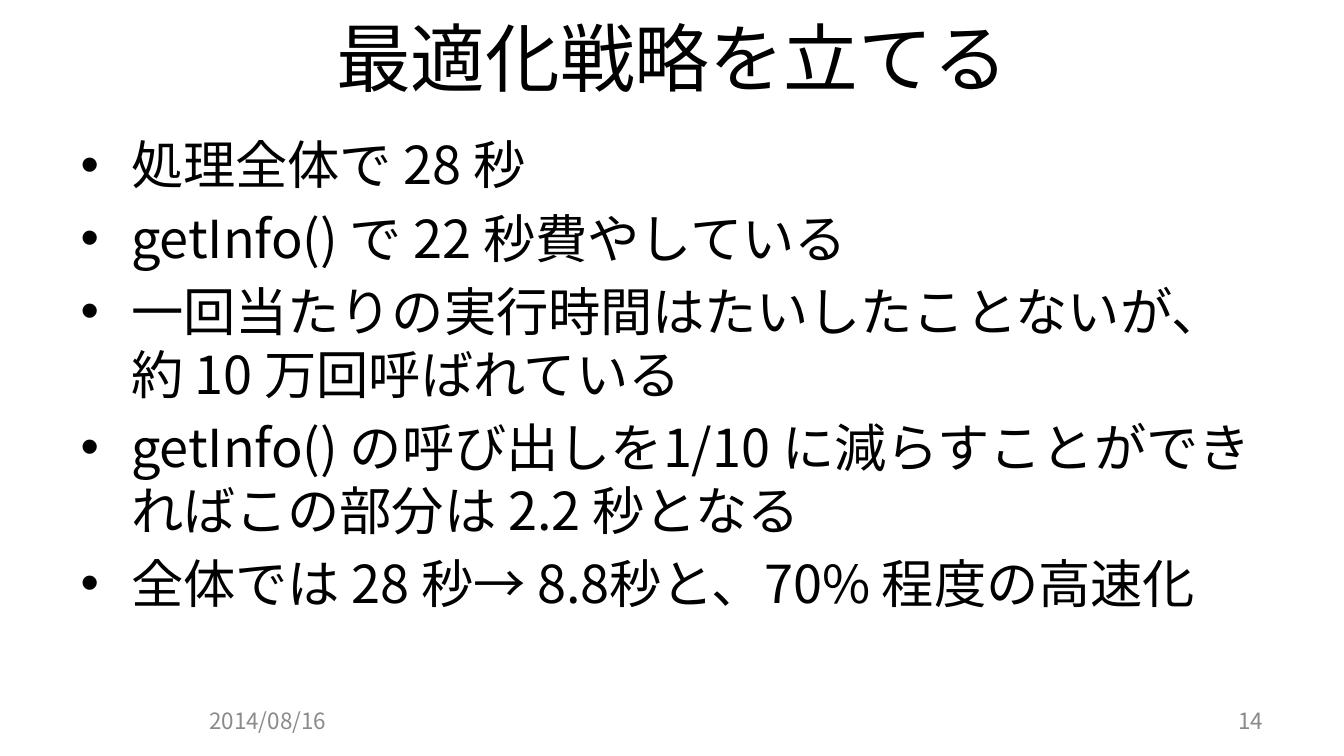
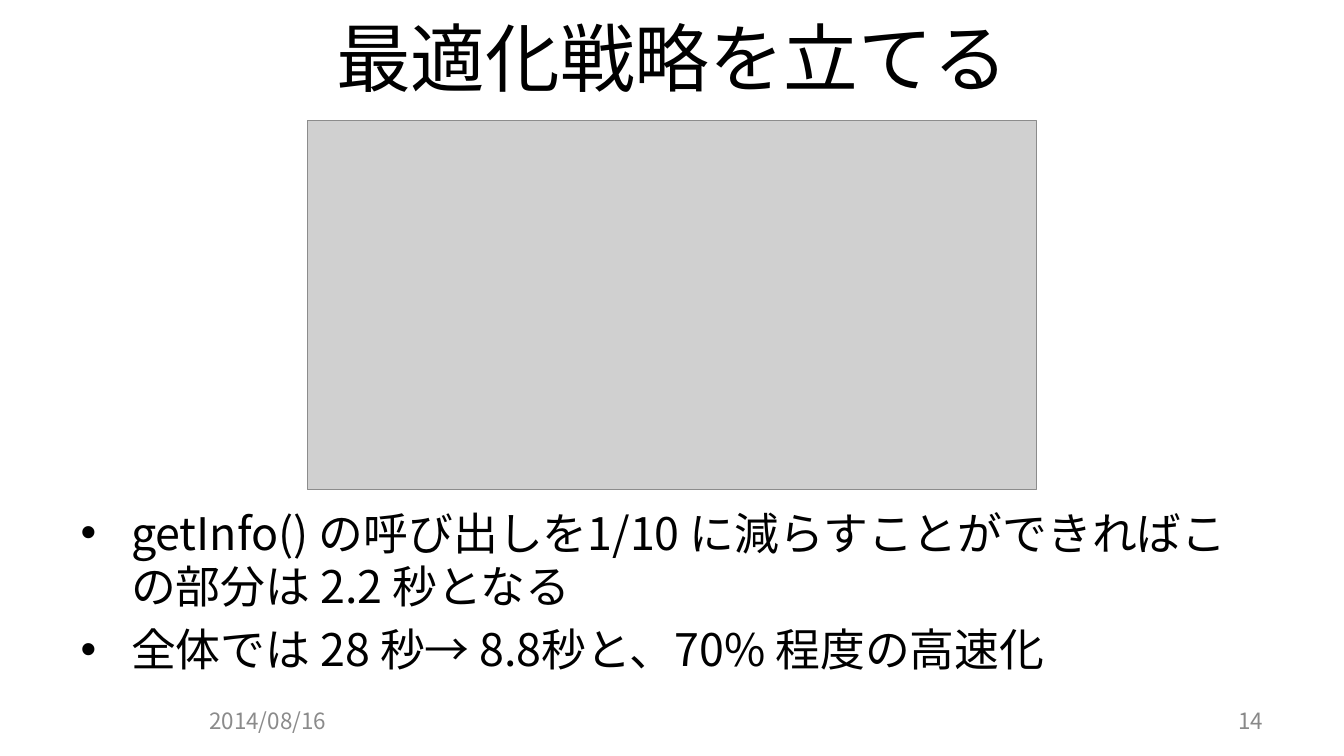
Before and after one commit to JCGS/CEDEC2014, a slide deck: slide 14 of chiyama/2014cedec_chiyama.pptx. Drawn at 1344x756 pixels with LibreOffice and Linux fonts; fonts in the diff are those of the drawing; grey boxes stand for pictures; background and template pictures are left out. Boxes give left, top, right and bottom in pixels: in the first picture for what was removed or moved away, otherwise in the second. Text is boxed around its words. In the diff, an @@ line names an element or a change of style, - is before the commit and + after.

Commit message:
最適化の部分をグラフ化

```diff
--- a/chiyama/2014cedec_chiyama.pptx
+++ b/chiyama/2014cedec_chiyama.pptx
@@ text at (131, 140, 1224, 399): paragraphs removed @@
-• 処理全体で 28 秒
-• getInfo() で 22 秒費やしている
-• 一回当たりの実行時間はたいしたことないが、約 10 万回呼ばれている
@@ picture added at (308, 121, 1038, 491) @@
@@ text "getInfo() の呼び出しを1/10 に減らすことができればこの部分は 2.2 秒となる": place and size @@
-text "getInfo() の呼び出しを1/10 に減らすことができればこの部分は 2.2 秒となる" at (131, 140, 1251, 608)
+text "getInfo() の呼び出しを1/10 に減らすことができればこの部分は 2.2 秒となる" at (131, 512, 1227, 670)
@@ text "getInfo() の呼び出しを1/10 に減らすことができればこの部分は 2.2 秒となる" at (131, 512, 1227, 670): size 28 to 24 pt @@
```
Also in this commit, not shown: 2 other files.
